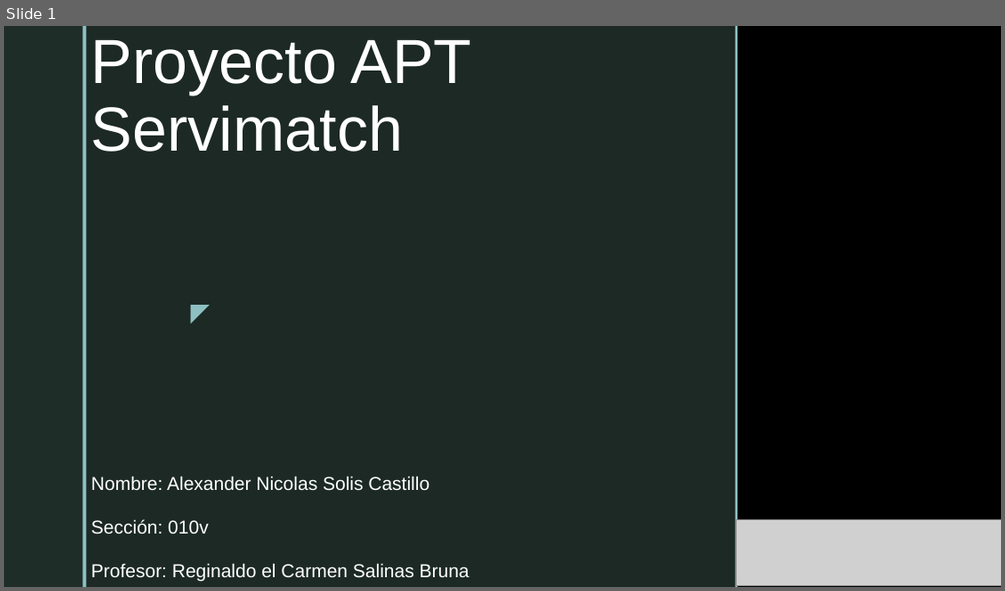
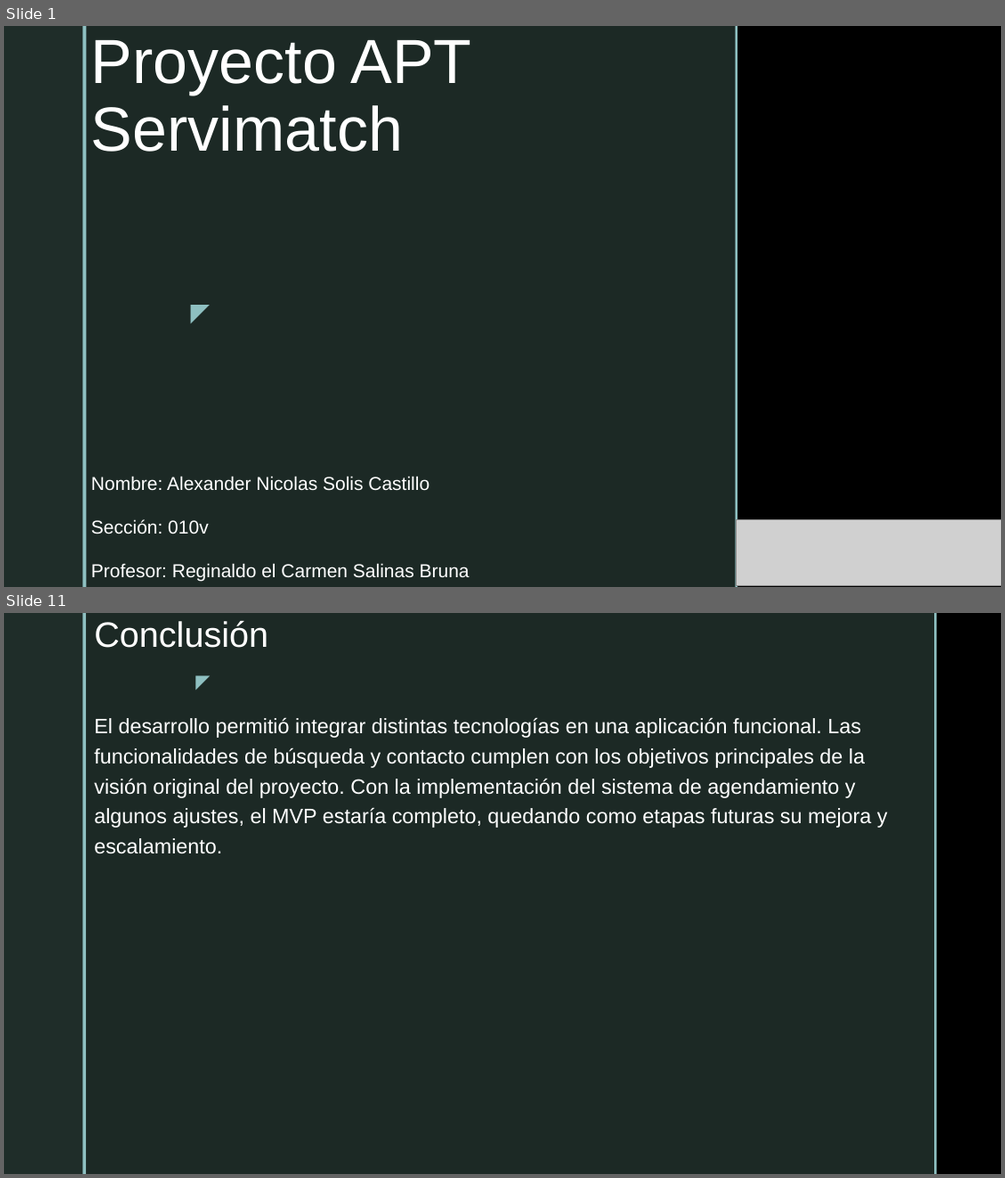
Before and after one commit to AleSolis-Duoc/ProyectoAPT_AS2026, a slide deck: fase2/Proyecto APT2.pptx. Shown one above the other, each under a label of ours: slide 1 before the commit, slides 1 and 11 after it; the slides between them are not shown. The pictures are 1005x591 and 1005x1178 pixels, drawn with LibreOffice and Linux fonts; fonts in the diff are those of the drawing; grey boxes stand for pictures; background and template pictures are left out. Boxes give left, top, right and bottom in pixels: in the first picture for what was removed or moved away, otherwise in the second. Text is boxed around its words. In the diff, an @@ line names an element or a change of style, - is before the commit and + after.

```diff
--- a/fase2/Proyecto APT2.pptx
+++ b/fase2/Proyecto APT2.pptx
@@ slide 11 added at [4, 613, 1001, 1174], background picture (left out); not listed: 2 template elements that a slide beside it also shows @@
@@ rectangle added at [86, 613, 934, 1174], fill #1F2D29 at 92% opacity @@
@@ title added at [94, 620, 268, 648], 34 pt, text #FFFFFF @@
+Conclusión
@@ rectangle added at [934, 613, 937, 1174], fill #8EC0C1 @@
@@ text added at [184, 666, 217, 695], 18 pt, text #8EC0C1 @@
+◤
@@ text added at [94, 717, 888, 854], 20 pt, text #FFFFFF @@
+El desarrollo permitió integrar distintas tecnologías en una aplicación funcional. Las funcionalidades de búsqueda y contacto cumplen con los objetivos principales de la visión original del proyecto. Con la implementación del sistema de agendamiento y algunos ajustes, el MVP estaría completo, quedando como etapas futuras su mejora y escalamiento.
```
Also in this commit, not shown: 9 other slides added, 11 slides removed, 17 other files.
